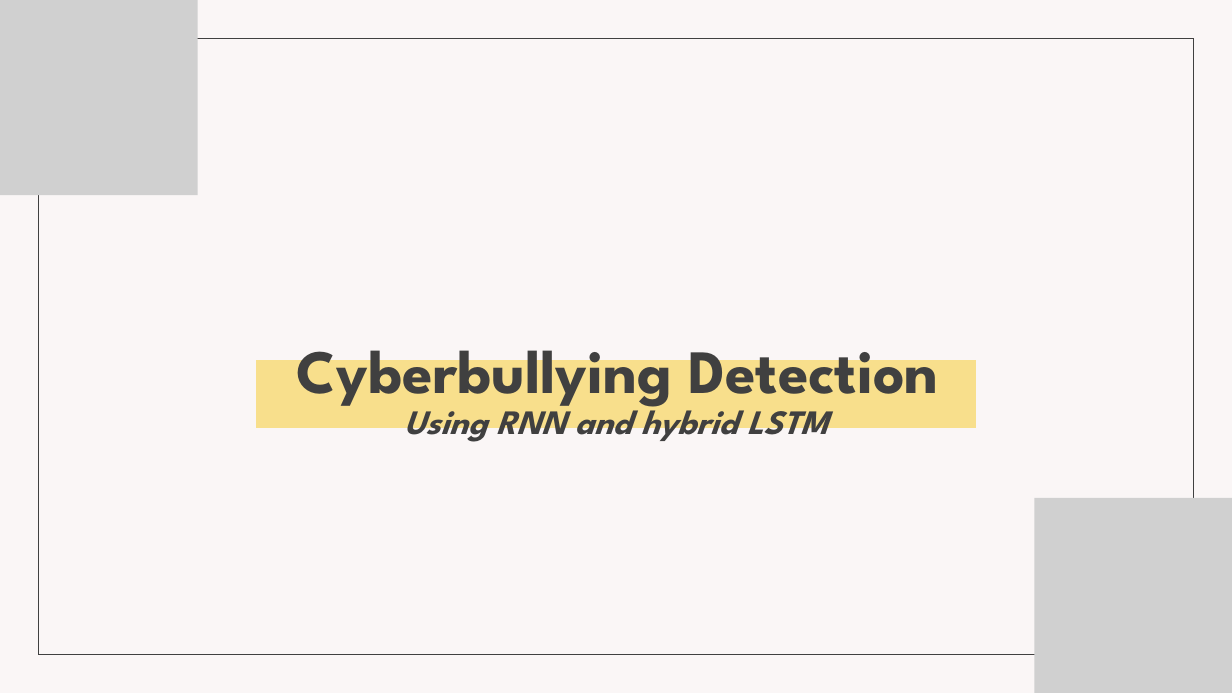
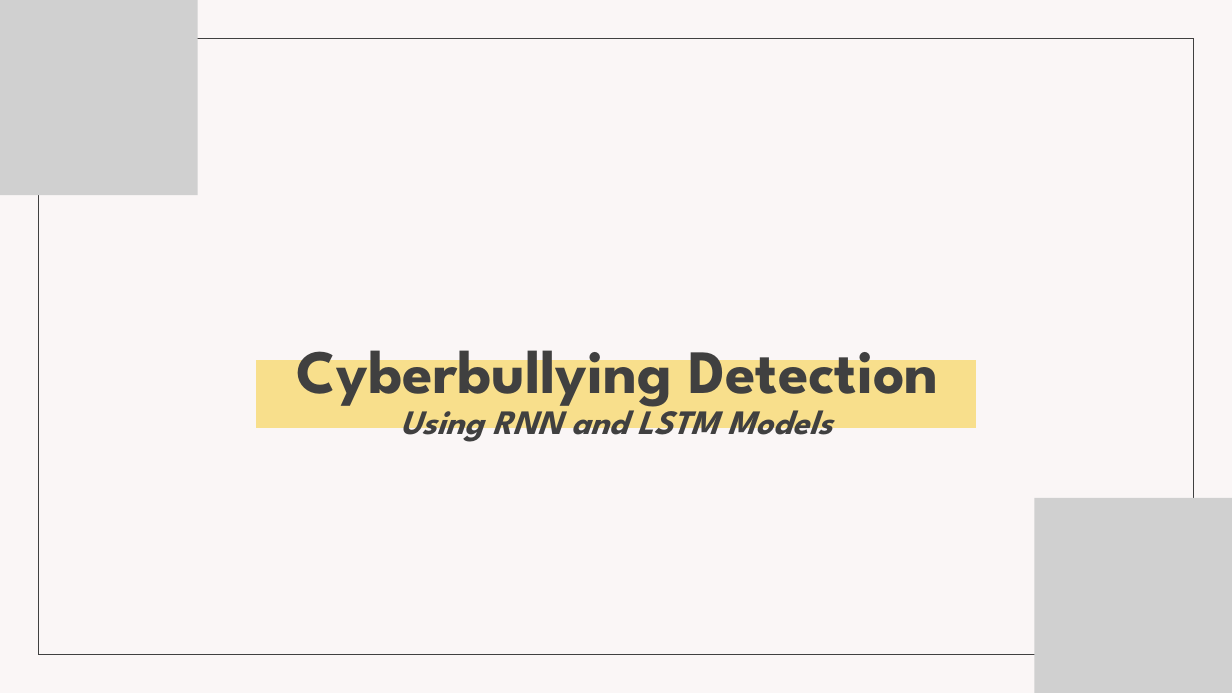
Before and after one commit to krishsai08/cyberbyllying-classification, a slide deck: slide 1 of RNN_LSTM_models/Documentation & ppt/PRESENTATION.pptx. Drawn at 1232x693 pixels with LibreOffice and Linux fonts; fonts in the diff are those of the drawing; grey boxes stand for pictures. Boxes give left, top, right and bottom in pixels: in the first picture for what was removed or moved away, otherwise in the second. Text is boxed around its words. In the diff, an @@ line names an element or a change of style, - is before the commit and + after.

```diff
--- a/RNN_LSTM_models/Documentation & ppt/PRESENTATION.pptx
+++ b/RNN_LSTM_models/Documentation & ppt/PRESENTATION.pptx
@@ text at [400, 397, 832, 445]: text changed @@
-Using RNN and hybrid LSTM
+Using RNN and LSTM Models
```
Also in this commit, not shown: 6 other slides changed.
